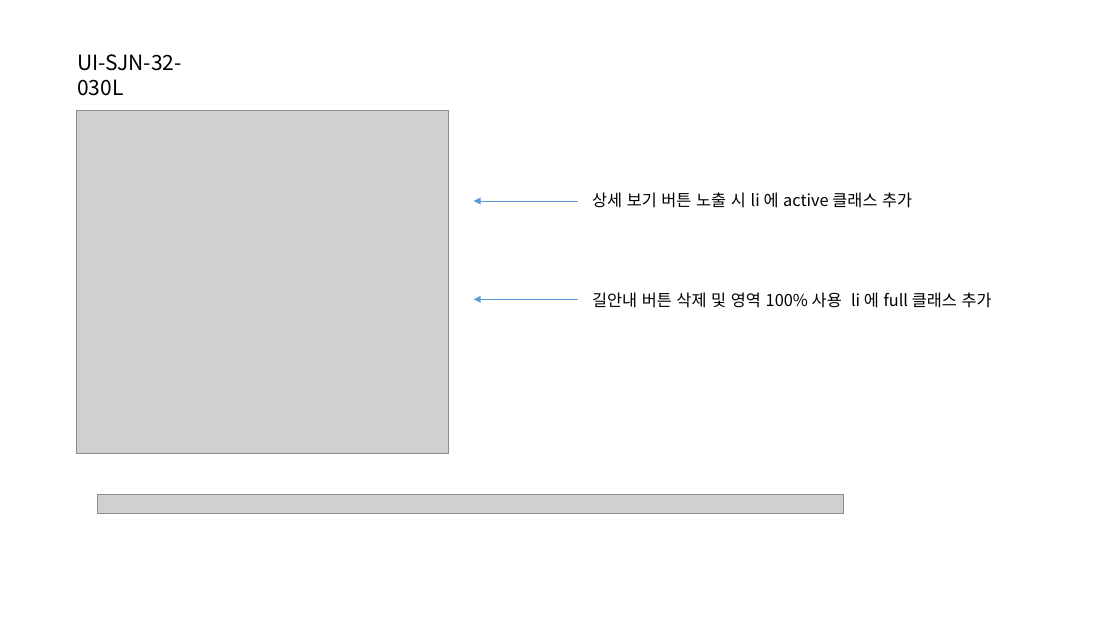
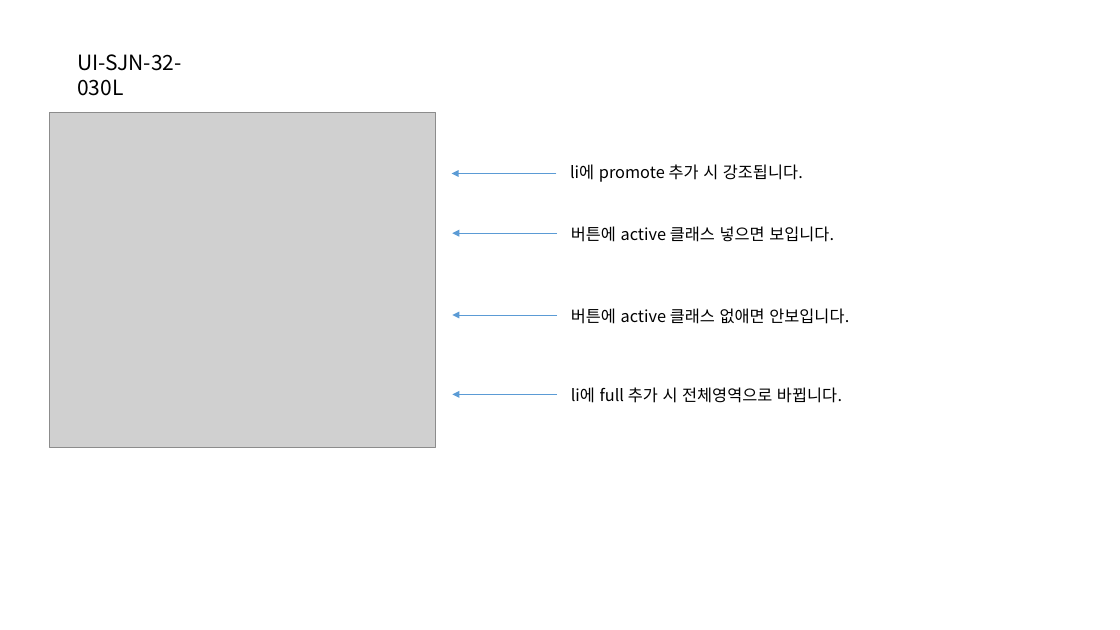
Before and after one commit to jeoungGyy/sejong, a slide deck: slide 4 of ppt/04-13.pptx. Drawn at 1120x630 pixels with LibreOffice and Linux fonts; fonts in the diff are those of the drawing; grey boxes stand for pictures. Boxes give left, top, right and bottom in pixels: in the first picture for what was removed or moved away, otherwise in the second. Text is boxed around its words. In the diff, an @@ line names an element or a change of style, - is before the commit and + after.

Commit message:
상세영역 버튼 수정

```diff
--- a/ppt/04-13.pptx
+++ b/ppt/04-13.pptx
@@ picture: place and size @@
-picture at [76,110,449,453]
+picture at [50,113,436,448]
@@ arrow moved from (579, 201) - (474, 201) to (556, 174) - (452, 174) @@
@@ text at [570,164,803,182]: text changed @@
-상세 보기 버튼 노출 시 li 에 active 클래스 추가
+li에 promote 추가 시 강조됩니다.
@@ arrow moved from (579, 299) - (474, 299) to (557, 234) - (453, 234) @@
@@ text at [571,226,834,242]: text changed @@
-길안내 버튼 삭제 및 영역 100% 사용 li 에 full 클래스 추가
+버튼에 active 클래스 넣으면 보입니다.
@@ arrow added from (557, 315) to (453, 315), #5B9BD5 0.5 pt @@
@@ text added at [571,308,849,324], 14 pt, text #000000 @@
+버튼에 active 클래스 없애면 안보입니다.
@@ text added at [571,387,842,403], 14 pt, text #000000 @@
+li에 full 추가 시 전체영역으로 바뀝니다.
@@ arrow added from (557, 394) to (453, 394), #5B9BD5 0.5 pt @@
@@ picture removed at [97,495,844,514] @@
```
Also in this commit, not shown: 4 other files.
